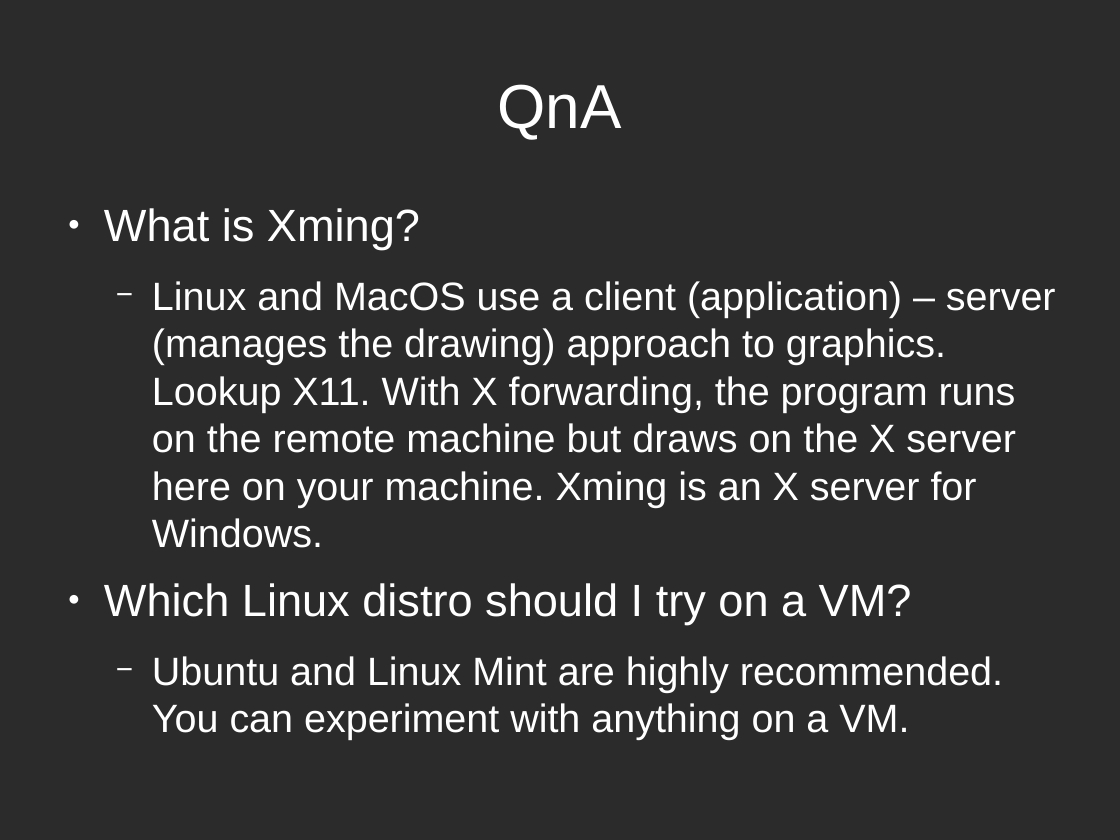
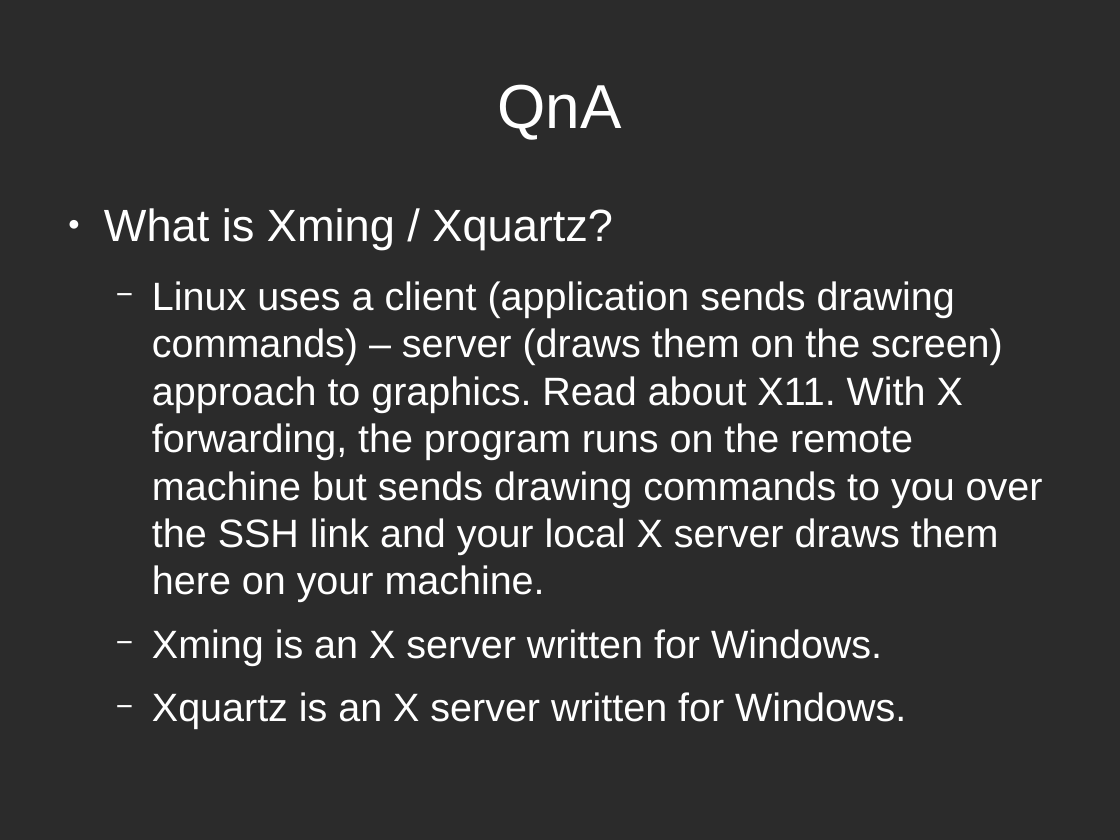
Before and after one commit to LUGatUTA/Presentations-Public, a slide deck: slide 23 of omega_server/uta_omega.odp. Drawn at 1120x840 pixels with LibreOffice and Linux fonts; fonts in the diff are those of the drawing; background and template pictures are left out; a plain dark background stands for a picture behind light text. Boxes give left, top, right and bottom in pixels: in the first picture for what was removed or moved away, otherwise in the second. Text is boxed around its words. In the diff, an @@ line names an element or a change of style, - is before the commit and + after.

```diff
--- a/omega_server/uta_omega.odp
+++ b/omega_server/uta_omega.odp
@@ text at box(104, 208, 1043, 729): text changed @@
-● What is Xming?
-  − Linux and MacOS use a client (application) – server (manages the drawing) approach to graphics. Lookup X11. With X forwarding, the program runs on the remote machine but draws on the X server here on your machine. Xming is an X server for Windows.
-● Which Linux distro should I try on a VM?
-  − Ubuntu and Linux Mint are highly recommended. You can experiment with anything on a VM.
+● What is Xming / Xquartz?
+  − Linux uses a client (application sends drawing commands) – server (draws them on the screen) approach to graphics. Read about X11. With X forwarding, the program runs on the remote machine but sends drawing commands to you over the SSH link and your local X server draws them here on your machine.
+  − Xming is an X server written for Windows.
+  − Xquartz is an X server written for Windows.
```
Also in this commit, not shown: 13 other slides changed, 11 slides added, 9 slides removed, 1 other file.
